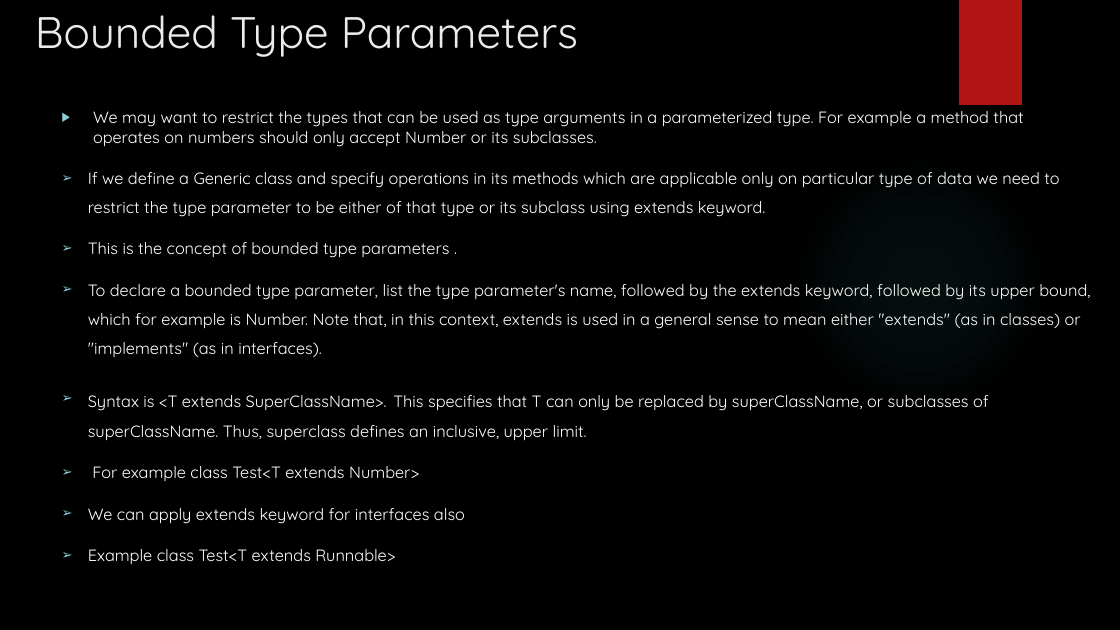
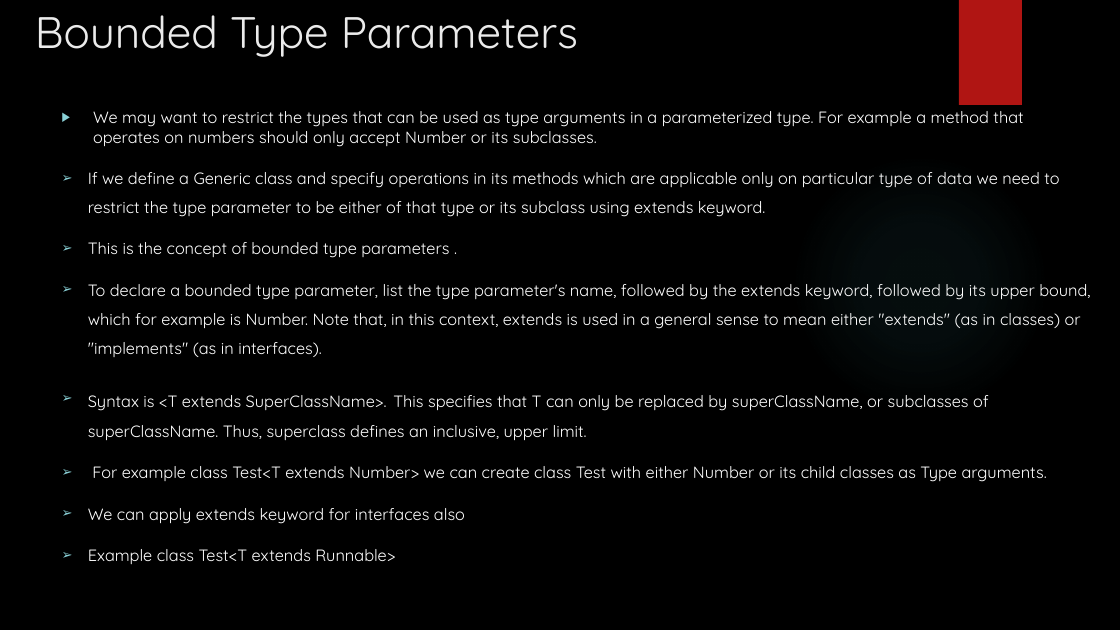
Before and after one commit to rudhrainfogain/JavaGenerics, a slide deck: slide 21 of src/main/resources/JavaGenerics.pptx. Drawn at 1120x630 pixels with LibreOffice and Linux fonts; fonts in the diff are those of the drawing; background and template pictures are left out. Boxes give left, top, right and bottom in pixels: in the first picture for what was removed or moved away, otherwise in the second. Text is boxed around its words. In the diff, an @@ line names an element or a change of style, - is before the commit and + after.

Commit message:
Added More examples

```diff
--- a/src/main/resources/JavaGenerics.pptx
+++ b/src/main/resources/JavaGenerics.pptx
@@ text at [92,466,1047,482]: text changed @@
-➢ For example class Test<T extends Number>
+➢ For example class Test<T extends Number> we can create class Test with either Number or its child classes as Type arguments.
```
Also in this commit, not shown: 3 other slides changed, 1 slide added, 14 other files.
